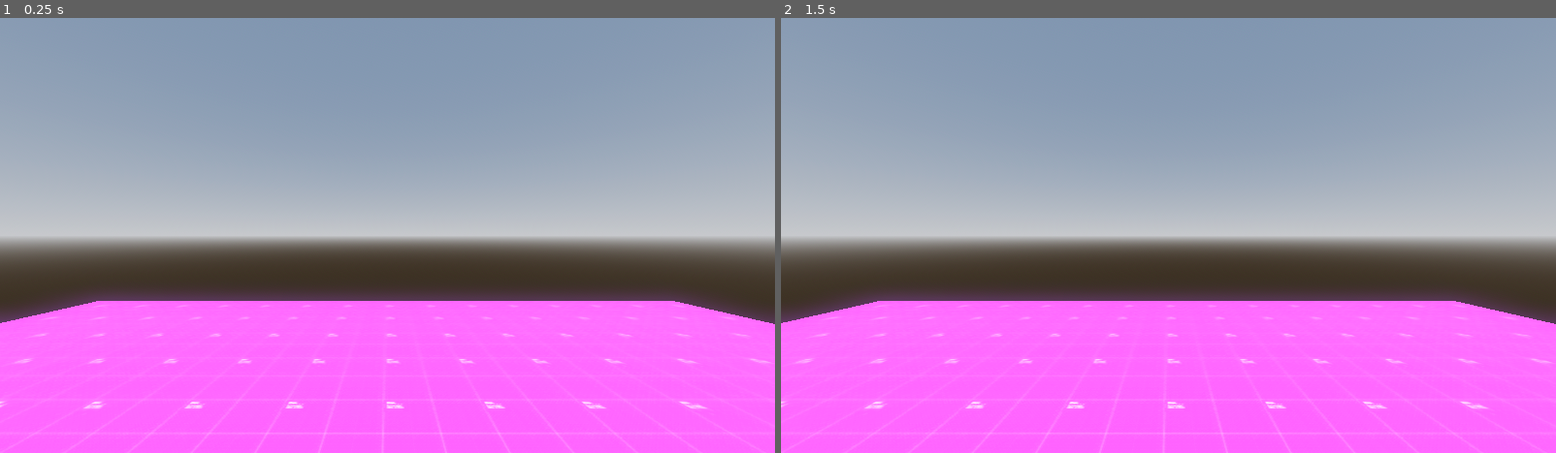
Above: before the commit, frames 1-2 (left to right).
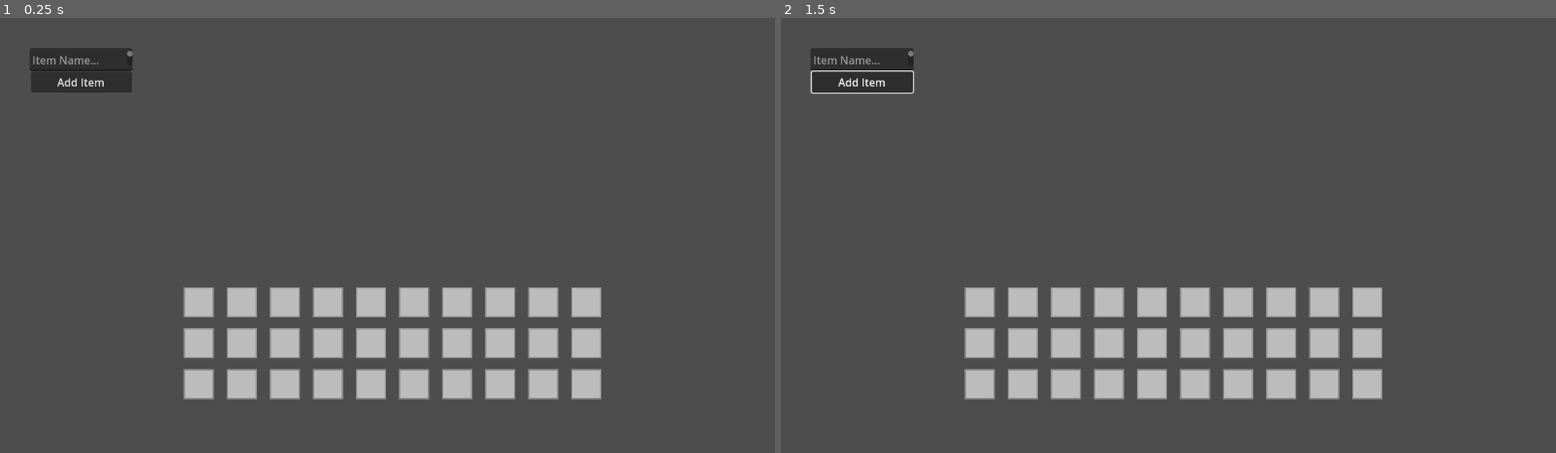
Above: after the commit, the same moments.

Repository: Rain-Gayming/Stalkout
Game: Godot game, scene res://Scenes/Inventory/inventoryUI.tscn
Two runs of this game, one before a commit and one after it. Both use one fixed random seed, a clock stepped at 60 frames per second and the inputs below. Before the commit the project starts from res://Scenes/World/World.tscn. The engine's default icon, where the game draws it, is replaced by a stand-in: a white triangle on a blue panel in a dark square.
Inputs (mouse positions are in pixels of both pictures, inside the frame that each line leads up to):
- Up to frame 1 (0.25 s): no input
- Up to frame 2 (1.5 s): click (866, 83) at 0.5 s, where only the run after the commit has a clickable "Add Item"; tap Enter at 1.25 s; move the mouse to (1339, 213) at 1.27 s; hold D (right) from 1.28 s (still down); tap Shift (sprint) at 1.35 s

The runs differ from the first frame. In frame 1, 97% of the frame differs, in the area x 0-100%, y 0-100%; in frame 2, 97%.
Error before the commit: Parse Error: Class "CursorManager" hides a global script class. (res://Scripts/Player/cursorManager.gd:2)

Commit message:
Displaying item icons, slots and debug adding

Diff:
--- a/Resources/Items/i_stick.tres
+++ b/Resources/Items/i_stick.tres
@@ -1,7 +1,8 @@
-[gd_resource type="Resource" script_class="itemObject" load_steps=4 format=3 uid="uid://dvulqbrvi51s6"]
+[gd_resource type="Resource" script_class="itemObject" load_steps=5 format=3 uid="uid://dvulqbrvi51s6"]
 
 [ext_resource type="Script" path="res://Scripts/Inventory/itemObject.gd" id="1_w02ko"]
 [ext_resource type="Script" path="res://Scripts/Inventory/Consumables/consumableEffect.gd" id="1_y5oec"]
+[ext_resource type="Texture2D" uid="uid://cvy0ain4y0to8" path="res://Sprites/icon.svg" id="2_x0pkb"]
 
 [sub_resource type="Resource" id="Resource_jyxai"]
 script = ExtResource("1_y5oec")
@@ -12,5 +13,6 @@
 [resource]
 script = ExtResource("1_w02ko")
 itemName = "Sticks"
-canStack = false
+canStack = true
+itemIcon = ExtResource("2_x0pkb")
 consumableEffects = Array[ExtResource("1_y5oec")]([SubResource("Resource_jyxai")])
--- /dev/null
+++ b/Resources/Items/id_database.tres
@@ -0,0 +1,8 @@
+[gd_resource type="Resource" script_class="itemDatabase" load_steps=3 format=3 uid="uid://c4ygm0ypg2fia"]
+
+[ext_resource type="Script" path="res://Scripts/Inventory/itemDatabase.gd" id="1_4jd2s"]
+[ext_resource type="Resource" uid="uid://dvulqbrvi51s6" path="res://Resources/Items/i_stick.tres" id="1_t8r4v"]
+
+[resource]
+script = ExtResource("1_4jd2s")
+items = Array[Resource("res://Scripts/Inventory/itemObject.gd")]([ExtResource("1_t8r4v")])
--- /dev/null
+++ b/Scenes/Inventory/inventoryUI.tscn
@@ -0,0 +1,54 @@
+[gd_scene load_steps=5 format=3 uid="uid://dnqemimj5vyvi"]
+
+[ext_resource type="Script" path="res://Scripts/Inventory/UI/inventoryUI.gd" id="1_ggen6"]
+[ext_resource type="PackedScene" uid="uid://dxpofdtic25tw" path="res://Scenes/Inventory/itemSlot.tscn" id="2_7wnn1"]
+[ext_resource type="Script" path="res://Scripts/Inventory/inventoryManager.gd" id="3_74tp4"]
+[ext_resource type="Resource" uid="uid://c4ygm0ypg2fia" path="res://Resources/Items/id_database.tres" id="3_bgm8r"]
+
+[node name="InventoryUi" type="Control" node_paths=PackedStringArray("inventoryManager", "slotGrid", "itemInput")]
+layout_mode = 3
+anchors_preset = 15
+anchor_right = 1.0
+anchor_bottom = 1.0
+grow_horizontal = 2
+grow_vertical = 2
+script = ExtResource("1_ggen6")
+inventoryManager = NodePath("Node")
+itemSlot = ExtResource("2_7wnn1")
+slotGrid = NodePath("slotGrid")
+itemInput = NodePath("TextEdit")
+database = ExtResource("3_bgm8r")
+
+[node name="slotGrid" type="GridContainer" parent="."]
+custom_minimum_size = Vector2(40, 40)
+layout_direction = 1
+layout_mode = 2
+offset_left = 273.0
+offset_top = 401.0
+offset_right = 723.0
+offset_bottom = 536.0
+theme_override_constants/h_separation = 20
+theme_override_constants/v_separation = 17
+columns = 10
+
+[node name="Node" type="Node" parent="." node_paths=PackedStringArray("inventoryUserInterface")]
+script = ExtResource("3_74tp4")
+inventoryUserInterface = NodePath("..")
+
+[node name="TextEdit" type="TextEdit" parent="."]
+layout_mode = 0
+offset_left = 44.0
+offset_top = 45.0
+offset_right = 197.0
+offset_bottom = 79.0
+placeholder_text = "Item Name..."
+
+[node name="Button" type="Button" parent="."]
+layout_mode = 0
+offset_left = 46.0
+offset_top = 80.0
+offset_right = 196.0
+offset_bottom = 100.0
+text = "Add Item"
+
+[connection signal="pressed" from="Button" to="." method="debugItem"]
--- /dev/null
+++ b/Scenes/Inventory/itemSlot.tscn
@@ -0,0 +1,47 @@
+[gd_scene load_steps=2 format=3 uid="uid://dxpofdtic25tw"]
+
+[ext_resource type="Script" path="res://Scripts/Inventory/UI/itemSlot.gd" id="1_0nyhm"]
+
+[node name="itemSlot" type="Control" node_paths=PackedStringArray("itemRarity", "itemIcon")]
+custom_minimum_size = Vector2(44, 44)
+layout_mode = 3
+anchors_preset = 15
+anchor_right = 1.0
+anchor_bottom = 1.0
+offset_right = -1108.0
+offset_bottom = -604.0
+grow_horizontal = 2
+grow_vertical = 2
+script = ExtResource("1_0nyhm")
+itemRarity = NodePath("Rarity")
+itemIcon = NodePath("Item Icon")
+
+[node name="Background" type="ColorRect" parent="."]
+layout_mode = 0
+offset_right = 45.0
+offset_bottom = 45.0
+color = Color(0.556863, 0.556863, 0.556863, 1)
+
+[node name="Foreground" type="ColorRect" parent="."]
+offset_left = 2.0
+offset_top = 2.0
+offset_right = 43.0
+offset_bottom = 43.0
+color = Color(0.737255, 0.737255, 0.737255, 1)
+
+[node name="Rarity" type="ColorRect" parent="."]
+visible = false
+offset_left = 2.0
+offset_top = 2.0
+offset_right = 43.0
+offset_bottom = 43.0
+color = Color(0.988235, 0, 0, 0.321569)
+
+[node name="Item Icon" type="TextureRect" parent="."]
+visible = false
+layout_mode = 0
+offset_left = 2.0
+offset_top = 2.0
+offset_right = 43.0
+offset_bottom = 43.0
+expand_mode = 1
--- /dev/null
+++ b/Scripts/Inventory/UI/inventoryUI.gd
@@ -0,0 +1,34 @@
+extends Node
+class_name InventoryUI
+
+@export_category("References")
+@export var inventoryManager : InventoryManager
+
+@export_category("UI")
+@export var itemSlots : Array[itemSlot] = []
+@export var itemSlot : PackedScene
+@export var slotGrid : GridContainer
+
+@export_category("Debug")
+@export var itemInput : TextEdit
+@export var database : itemDatabase
+
+func _ready():
+	for i in 30:
+		var newSlot = itemSlot.instantiate()
+		slotGrid.add_child(newSlot)
+		itemSlots.append(newSlot)
+
+func findNextEmptySlot():
+	for slot in itemSlots:
+		if !slot.item.item:
+			return slot
+
+func setSlotItem(item : inventoryItem, itemSlotSet : itemSlot):
+	itemSlotSet.item = item
+	itemSlotSet.setSlotValues()
+
+func debugItem():
+	for item in database.items:
+		if item.itemName == itemInput.text:
+			inventoryManager.addItem(item, 1)
--- /dev/null
+++ b/Scripts/Inventory/UI/itemSlot.gd
@@ -0,0 +1,24 @@
+extends Node
+class_name itemSlot
+
+@export_category("Items")
+@export var item : inventoryItem
+
+@export_category("UI")
+@export var itemRarity : ColorRect
+@export var itemIcon : TextureRect
+
+func _ready():
+	item = inventoryItem.new()
+	setSlotValues()
+
+func setSlotValues():
+	if item.item:
+		itemRarity.visible = true
+
+		itemIcon.visible = true
+		itemIcon.texture = item.item.itemIcon
+	else:
+		itemRarity.visible = false
+
+		itemIcon.visible = false
--- a/Scripts/Inventory/inventoryManager.gd
+++ b/Scripts/Inventory/inventoryManager.gd
@@ -1,9 +1,13 @@
 extends Node
+class_name InventoryManager
+
+@export_category("References")
+@export var inventoryUserInterface : InventoryUI
 
 @export_category("Items")
 @export var inventoryItems : Array[inventoryItem]
 @export var itemObjects : Array[itemObject]
-@export var maxItems : int
+@export var maxItems : int = 30
 
 func _ready():
 	SignalManager.connect("addItem", addItem)
@@ -29,6 +33,11 @@
 	var newItem = inventoryItem.new()
 	newItem.setInfo(item, amount)
 
+	if inventoryUserInterface:
+		var emptySlot = inventoryUserInterface.findNextEmptySlot()
+		inventoryUserInterface.setSlotItem(newItem, emptySlot)
+
+
 	inventoryItems.append(newItem)
 	itemObjects.append(item)
 
--- /dev/null
+++ b/Scripts/Inventory/itemDatabase.gd
@@ -0,0 +1,4 @@
+extends Resource
+class_name itemDatabase
+
+@export var items : Array[itemObject] = []
--- a/Scripts/Inventory/itemObject.gd
+++ b/Scripts/Inventory/itemObject.gd
@@ -4,5 +4,7 @@
 @export_category("Basic Info")
 @export var itemName : String
 @export var canStack : bool
+@export var itemIcon : Texture2D
 
+@export_category("Consumable Effects")
 @export var consumableEffects : Array[consumableEffect]
--- a/Scripts/Player/player.gd
+++ b/Scripts/Player/player.gd
@@ -44,12 +44,15 @@
 	if !cursorManager.isPaused:
 		moveTypeDetection()
 
+		#if the player is sprinting and moving lower their stamina
 		if currentMoveType == MoveType.sprint and direction != Vector3.ZERO:
 			currentStamina -= staminaDepletion * delta
 			currentStamina = clamp(currentStamina, 0, maxStamina)
 
+			#if the stamina is less than or equal to 0 and the player is sprinting, make them run
 			if currentStamina <= 0:
 				changeMoveType(MoveType.run)
+		#if the player is not sprinting regen their stamina
 		elif currentStamina < maxStamina and direction == Vector3.ZERO:
 			currentStamina += staminaRegen * delta
 			currentStamina = clamp(currentStamina, 0, maxStamina)
--- a/project.godot
+++ b/project.godot
@@ -11,7 +11,7 @@
 [application]
 
 config/name="Survival Game"
-run/main_scene="res://Scenes/World/world.tscn"
+run/main_scene="res://Scenes/Inventory/inventoryUI.tscn"
 config/features=PackedStringArray("4.2", "Forward Plus")
 config/icon="res://Sprites/icon.svg"
 
